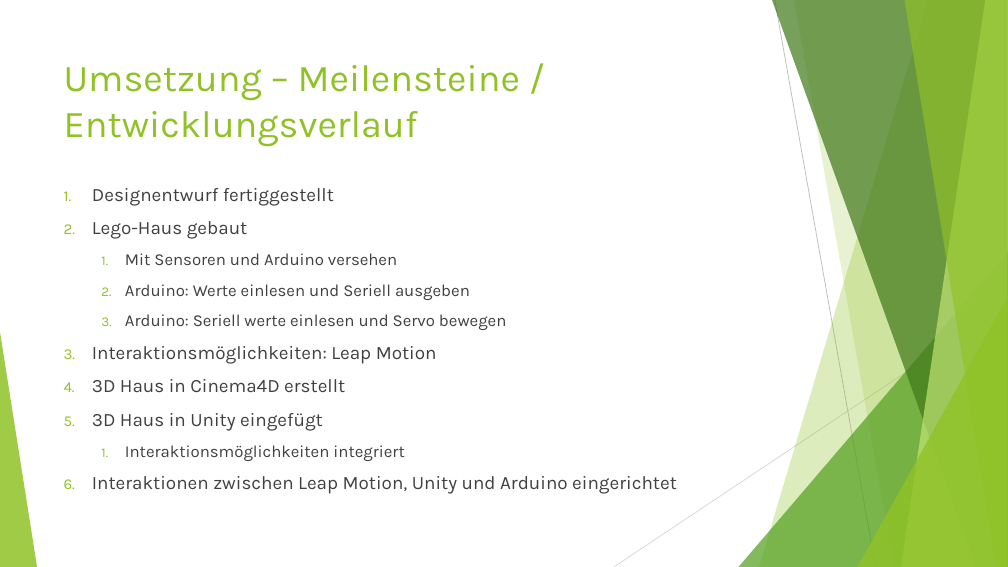
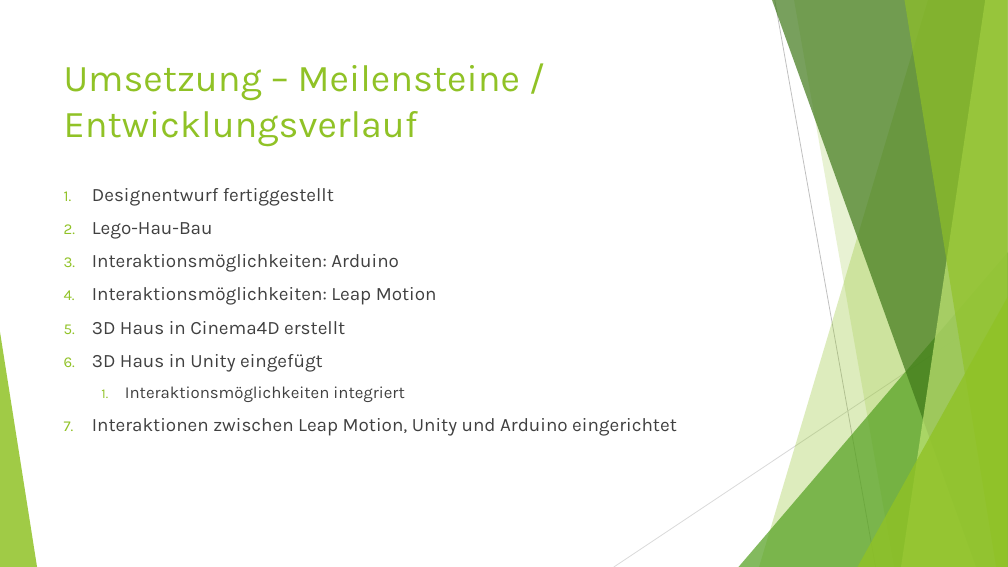
Before and after one commit to NotoriousRonin/EMM-Project, a slide deck: slide 8 of Praesi.pptx. Drawn at 1008x567 pixels with LibreOffice and Linux fonts; fonts in the diff are those of the drawing. Boxes give left, top, right and bottom in pixels: in the first picture for what was removed or moved away, otherwise in the second. Text is boxed around its words. In the diff, an @@ line names an element or a change of style, - is before the commit and + after.

```diff
--- a/Praesi.pptx
+++ b/Praesi.pptx
@@ text at (92,222,399,272): text changed; size 16 to 18 pt @@
-2. Lego-Haus gebaut
-  1. Mit Sensoren und Arduino versehen
-  2. Arduino: Werte einlesen und Seriell ausgeben
-  3. Arduino: Seriell werte einlesen und Servo bewegen
+2. Lego-Hau-Bau
+3. Interaktionsmöglichkeiten: Arduino
```
Also in this commit, not shown: 6 other slides changed, 2 slides added, 1 slide removed.
